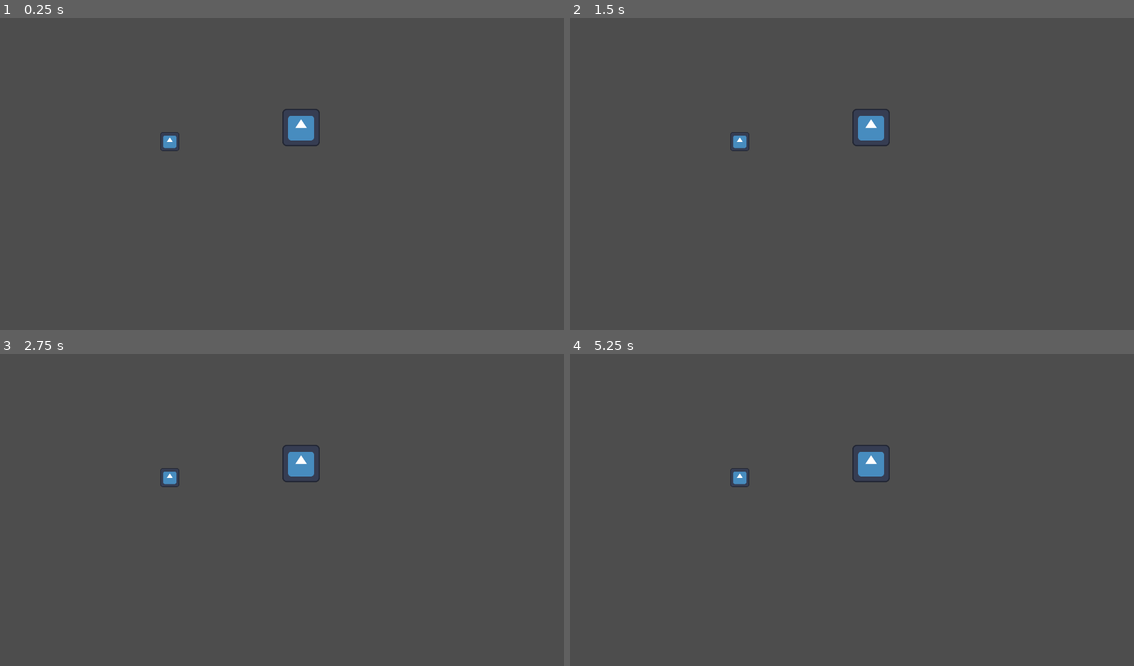
Above: before the commit, frames 1-4 (two rows, left to right).
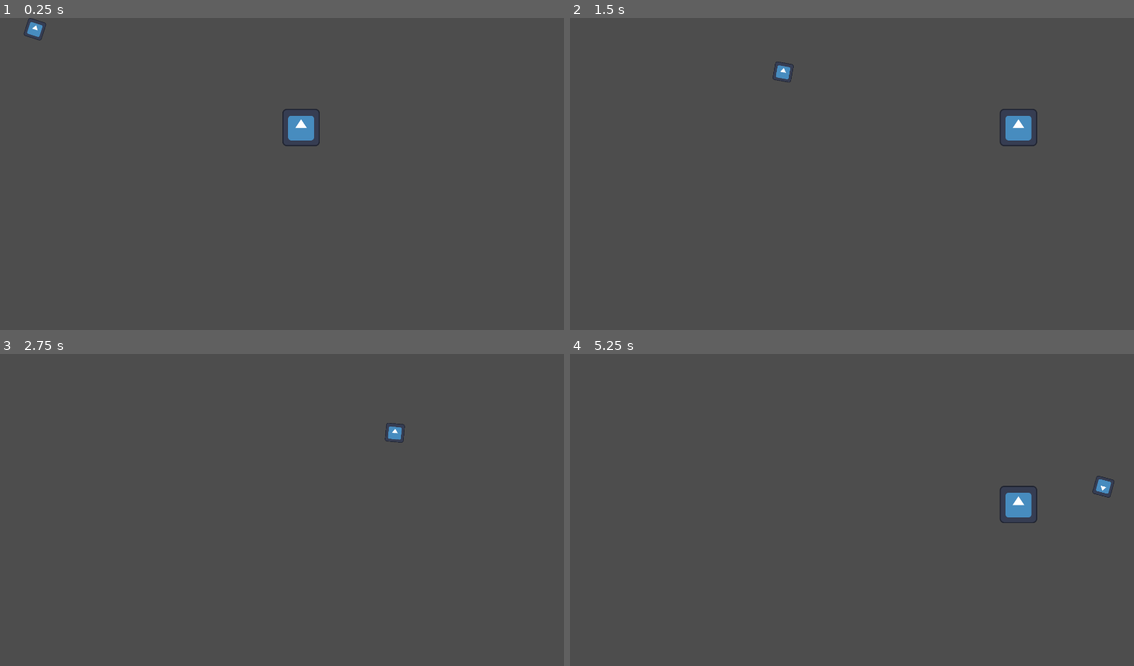
Above: after the commit, the same moments.

Repository: aayamneupane/Survivor-Archade
Game: Godot game, scene res://game.tscn
Two runs of this game, one before a commit and one after it. Both use one fixed random seed, a clock stepped at 60 frames per second and the inputs below. The project has no main scene, so this scene is started directly. The engine's default icon, where the game draws it, is replaced by a stand-in: a white triangle on a blue panel in a dark square.
Inputs (mouse positions are in pixels of both pictures, inside the frame that each line leads up to):
- Up to frame 1 (0.25 s): no input
- Up to frame 2 (1.5 s): move the mouse to (976, 161) at 0.52 s; hold D (move_right, bound only after the commit) 0.53-1.25 s; click (976, 161) at 0.67 s; drag from (739, 192) to (823, 239) at 1.27 s
- Up to frame 3 (2.75 s): move the mouse to (338, 441) at 2.02 s; hold D (move_right, bound only after the commit) from 2.03 s (still down)
- Up to frame 4 (5.25 s): release D (move_right, bound only after the commit) at 2.75 s; drag from (823, 575) to (682, 463) at 2.77 s; move the mouse to (1021, 559) at 3.52 s; hold A (move_left, bound only after the commit) 3.53-4.25 s; drag from (682, 463) to (767, 432) at 4.27 s; tap Enter at 5 s; move the mouse to (880, 513) at 5.02 s; hold S (move_down, bound only after the commit) from 5.03 s (still down); click (880, 513) at 5.17 s

The runs differ from the first frame. In frame 1, 0.3% of the frame differs, in the area x 4-32%, y 0-43%; in frame 2, 1.2%, in the area x 28-83%, y 13-43%; in frame 3, 0.7%; in frame 4, 1.2%.
Error before the commit: Invalid type in function 'initialize' in base 'Area2D (missiles.gd)'. The Object-derived class of argument 1 (Node2D) is not a subclass of the expected argumen…

Commit message:
player_movement_setup

Diff:
--- a/game.gd
+++ b/game.gd
@@ -6,8 +6,3 @@
 
 func _ready() -> void:
 	missiles.initialize(player)
-
-
-# Called every frame. 'delta' is the elapsed time since the previous frame.
-func _process(_delta: float) -> void:
-	pass
--- a/player.gd
+++ b/player.gd
@@ -1,6 +1,8 @@
-#extends Node2D
+extends Node2D
 #
 class_name Player
+
+var speed = 700
 #export (NodePath) var joystickLeftPath
 #onready var joystickLeft : VirtualJoystick = get_node(joystickLeftPath)
 #
@@ -23,3 +25,21 @@
 #	# Rotation:
 #	if joystickRight and joystickRight.is_pressed():
 #		rotation = joystickRight.get_output().angle()
+
+
+func _process(delta):
+	var velocity = Vector2.ZERO # The player's movement vector.
+
+	if Input.is_action_pressed("move_right"):
+		velocity.x += 1
+	if Input.is_action_pressed("move_left"):
+		velocity.x -= 1
+	if Input.is_action_pressed("move_down"):
+		velocity.y += 1
+	if Input.is_action_pressed("move_up"):
+		velocity.y -= 1
+
+	if velocity.length() > 0:
+		velocity = velocity.normalized() * speed * delta
+
+	position += velocity
--- a/project.godot
+++ b/project.godot
@@ -42,6 +42,26 @@
 "events": [Object(InputEventKey,"resource_local_to_scene":false,"resource_name":"","device":-1,"window_id":0,"alt_pressed":false,"shift_pressed":false,"ctrl_pressed":false,"meta_pressed":false,"pressed":false,"keycode":0,"physical_keycode":83,"key_label":0,"unicode":115,"echo":false,"script":null)
 ]
 }
+move_left={
+"deadzone": 0.5,
+"events": [Object(InputEventKey,"resource_local_to_scene":false,"resource_name":"","device":-1,"window_id":0,"alt_pressed":false,"shift_pressed":false,"ctrl_pressed":false,"meta_pressed":false,"pressed":false,"keycode":0,"physical_keycode":65,"key_label":0,"unicode":97,"echo":false,"script":null)
+]
+}
+move_right={
+"deadzone": 0.5,
+"events": [Object(InputEventKey,"resource_local_to_scene":false,"resource_name":"","device":-1,"window_id":0,"alt_pressed":false,"shift_pressed":false,"ctrl_pressed":false,"meta_pressed":false,"pressed":false,"keycode":0,"physical_keycode":68,"key_label":0,"unicode":100,"echo":false,"script":null)
+]
+}
+move_up={
+"deadzone": 0.5,
+"events": [Object(InputEventKey,"resource_local_to_scene":false,"resource_name":"","device":-1,"window_id":0,"alt_pressed":false,"shift_pressed":false,"ctrl_pressed":false,"meta_pressed":false,"pressed":false,"keycode":0,"physical_keycode":87,"key_label":0,"unicode":119,"echo":false,"script":null)
+]
+}
+move_down={
+"deadzone": 0.5,
+"events": [Object(InputEventKey,"resource_local_to_scene":false,"resource_name":"","device":-1,"window_id":0,"alt_pressed":false,"shift_pressed":false,"ctrl_pressed":false,"meta_pressed":false,"pressed":false,"keycode":0,"physical_keycode":83,"key_label":0,"unicode":115,"echo":false,"script":null)
+]
+}
 
 [input_devices]
 
